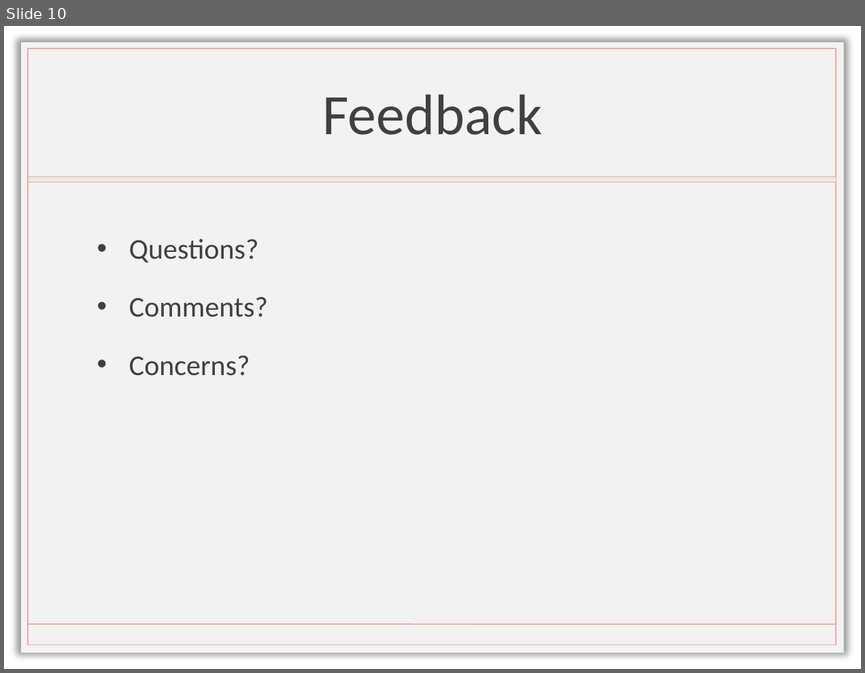
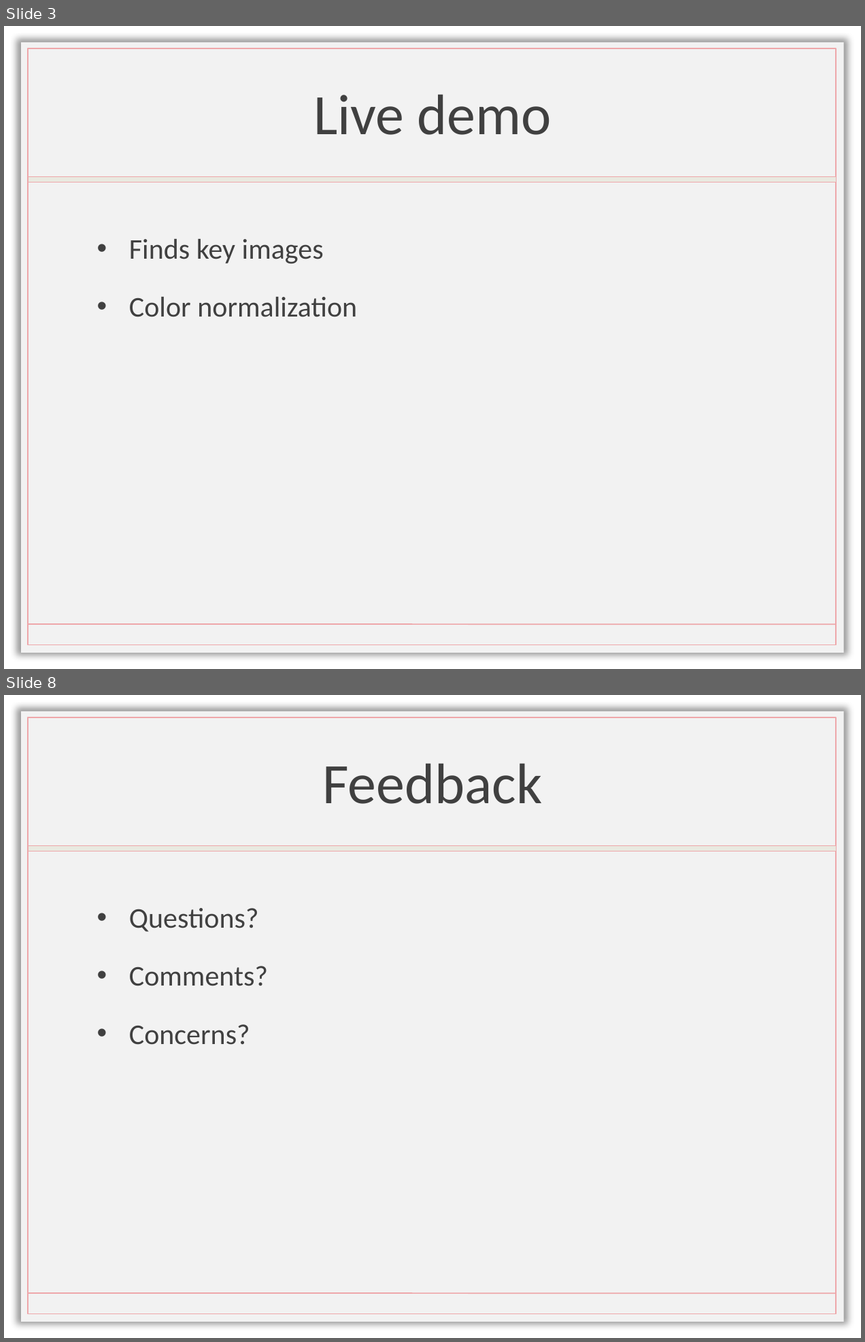
Before and after one commit to griffindunn/ProPANE, a slide deck: Meetings/Panel5/Panel5.pptx. Shown one above the other, each under a label of ours: slide 10 before the commit, slides 3 and 8 after it; the slides between them are not shown. The pictures are 865x673 and 865x1342 pixels, drawn with LibreOffice and Linux fonts; fonts in the diff are those of the drawing; background and template pictures are left out. Boxes give left, top, right and bottom in pixels: in the first picture for what was removed or moved away, otherwise in the second. Text is boxed around its words. In the diff, an @@ line names an element or a change of style, - is before the commit and + after.

```diff
--- a/Meetings/Panel5/Panel5.pptx
+++ b/Meetings/Panel5/Panel5.pptx
@@ slide 3 added at [4, 26, 861, 669], background picture (left out); not listed: 4 template elements that a slide beside it also shows @@
@@ title added at [313, 94, 551, 135], 48 pt, text #404040 @@
+Live demo
@@ text added at [129, 239, 357, 317], 24 pt, text #404040 @@
+• Finds key images
+• Color normalization
@@ what was slide 10 is now slide 8 @@
```
Also in this commit, not shown: 2 slides changed, 5 other slides added, 3 slides removed, 6 other files.
